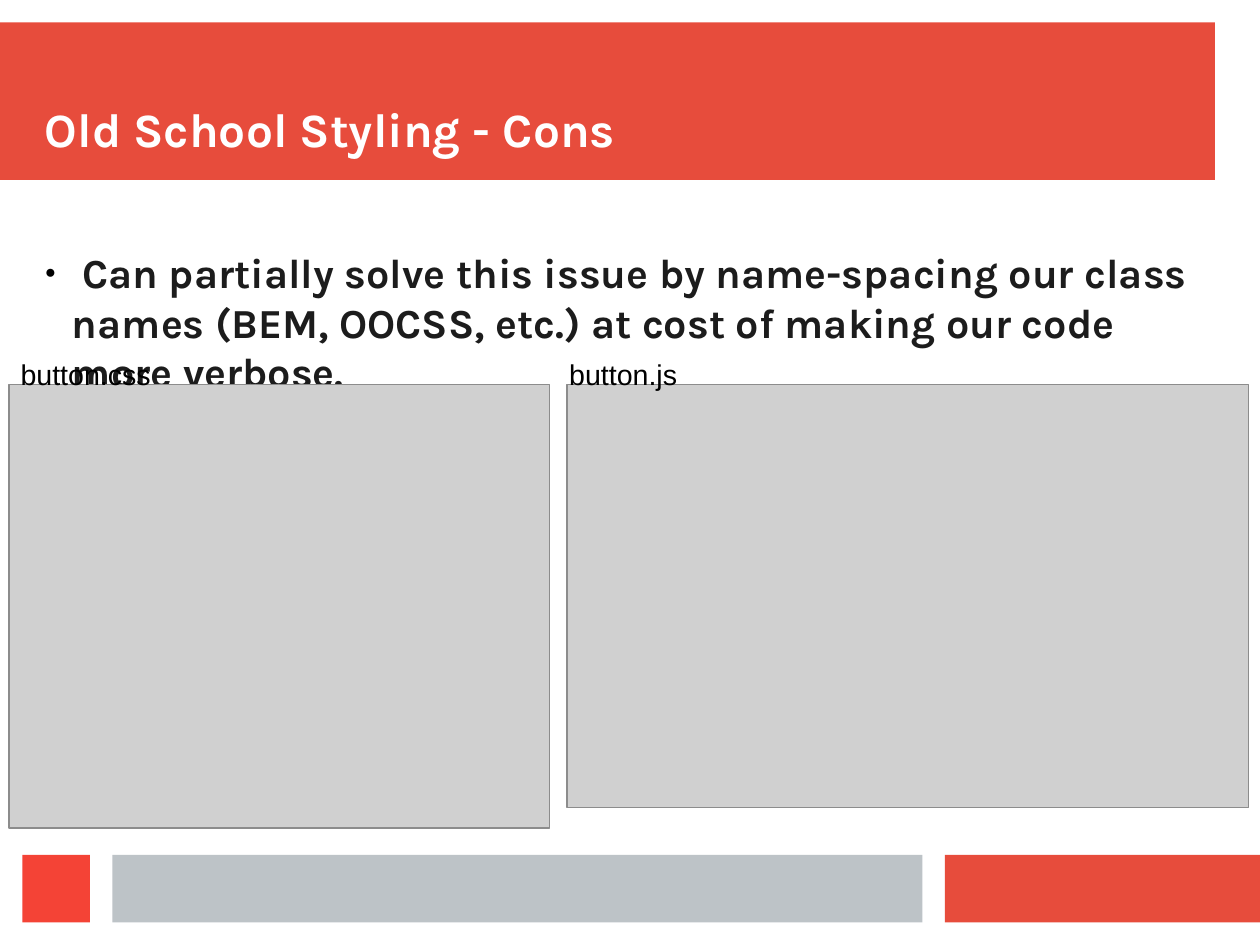
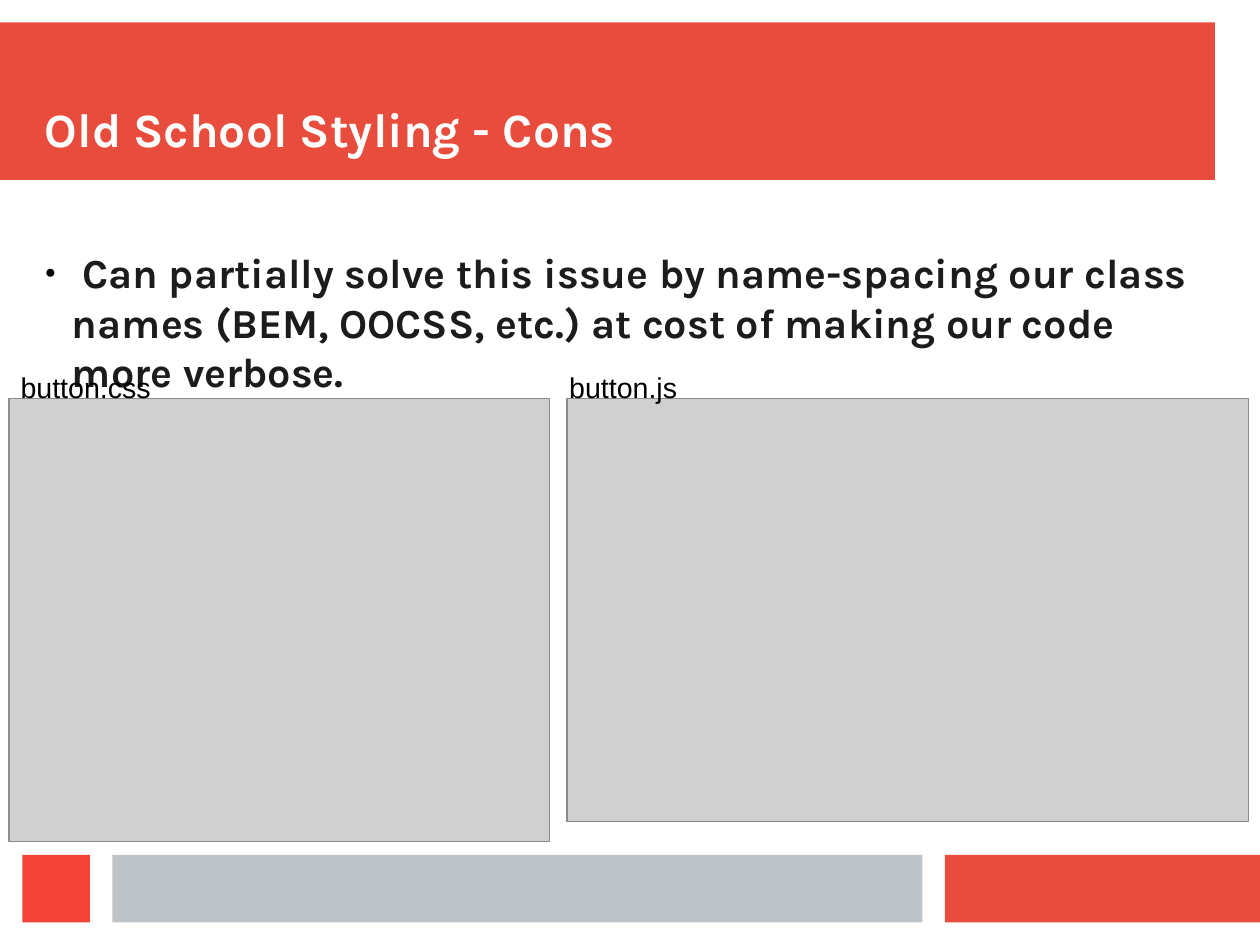
Before and after one commit to aruberto/styling-javascript-components, a slide deck: slide 12 of styling_react_components.odp. Drawn at 1260x945 pixels with LibreOffice and Linux fonts; fonts in the diff are those of the drawing; grey boxes stand for pictures. Boxes give left, top, right and bottom in pixels: in the first picture for what was removed or moved away, otherwise in the second. Text is boxed around its words. In the diff, an @@ line names an element or a change of style, - is before the commit and + after.

```diff
--- a/styling_react_components.odp
+++ b/styling_react_components.odp
@@ 2 pictures, 2 texts: place and size @@
-2 pictures, 2 texts at <box>9,362,1249,829</box>
+2 pictures, 2 texts at <box>9,376,1249,842</box>
```
Also in this commit, not shown: 3 other slides changed, 1 slide added.
